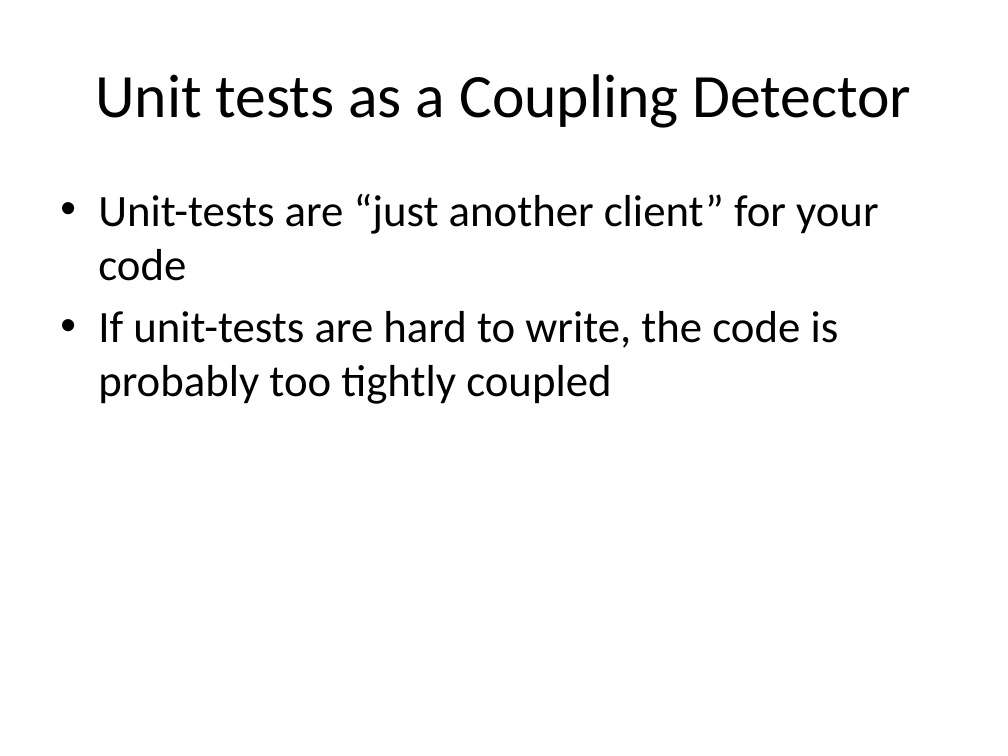
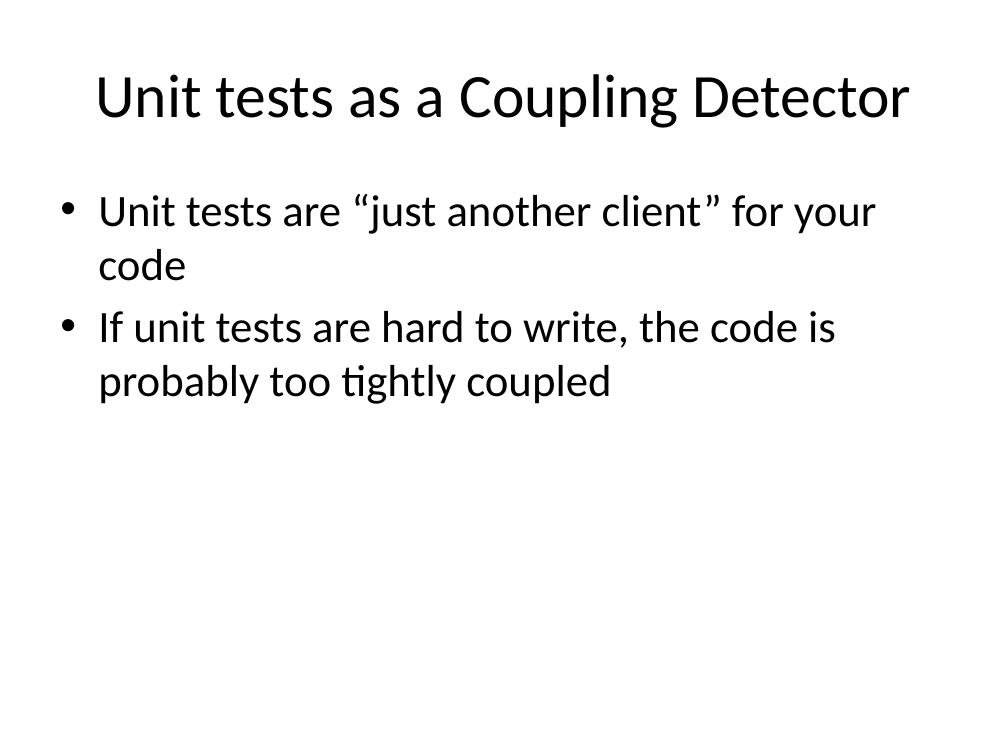
Before and after one commit to tsimbalar/DependencyInjectionTheRightWay, a slide deck: slide 17 of Dependency Injection - the right way.pptx (slide 18 before the commit). Drawn at 1008x756 pixels with LibreOffice and Linux fonts; fonts in the diff are those of the drawing. Boxes give left, top, right and bottom in pixels: in the first picture for what was removed or moved away, otherwise in the second. Text is boxed around its words. In the diff, an @@ line names an element or a change of style, - is before the commit and + after.

```diff
--- a/Dependency Injection - the right way.pptx
+++ b/Dependency Injection - the right way.pptx
@@ text at [98, 194, 877, 404]: text changed @@
-• Unit-tests are “just another client” for your code
-• If unit-tests are hard to write, the code is probably too tightly coupled
+• Unit tests are “just another client” for your code
+• If unit tests are hard to write, the code is probably too tightly coupled
```
Also in this commit, not shown: 14 other slides changed, 1 slide removed.
